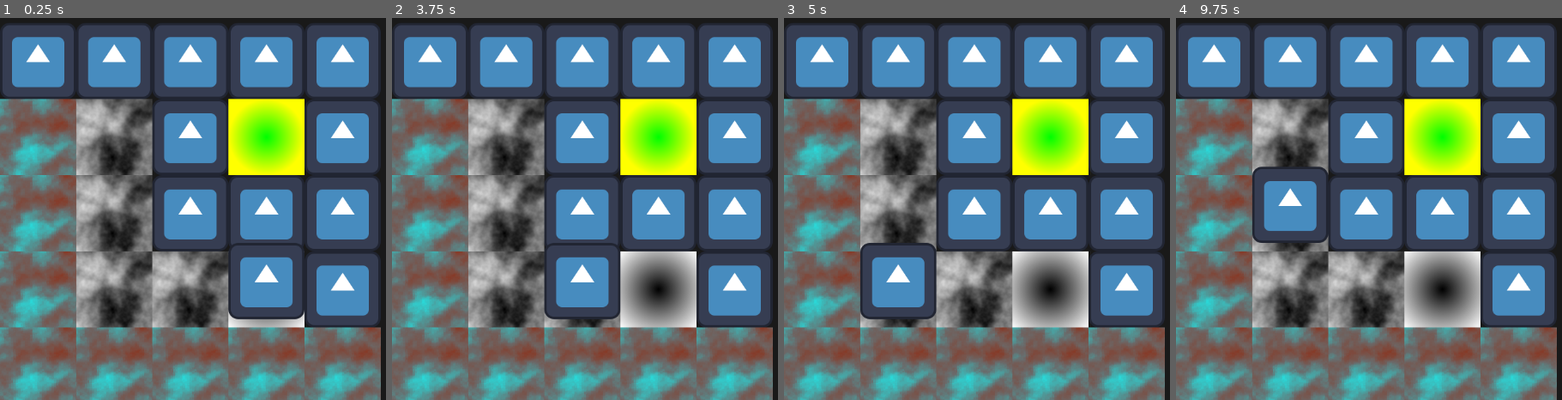
Above: before the commit, frames 1-4 (left to right).
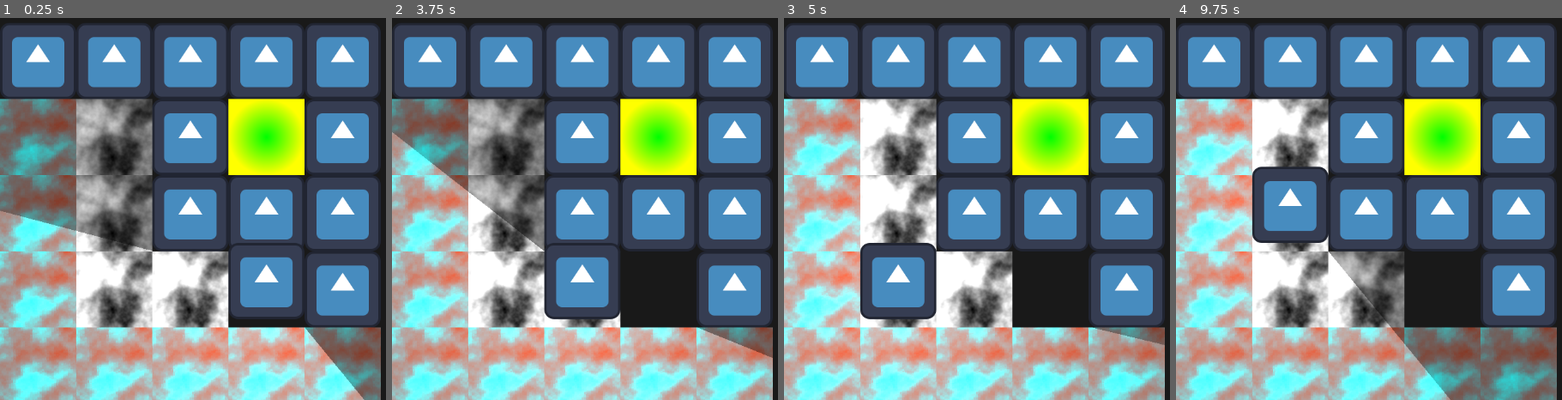
Above: after the commit, the same moments.

Repository: SomeSortOfSam/Out-of-Mind
Game: Godot game, scene res://Levels/level01.tscn
Same seed, same stepped clock (60 frames per second), same inputs: the game is played once before the commit and once after it. The engine's default icon, where the game draws it, is replaced by a stand-in: a white triangle on a blue panel in a dark square.
Inputs:
- Up to frame 1 (0.25 s): no input
- Up to frame 2 (3.75 s): tap Enter at 0.5, 2, 3.5 s; hold Right (ui_right) 0.53-1.28 s; tap Space at 1.25, 2.75 s; hold Down (ui_down) 1.28-2.03 s; hold Right (ui_right) 2.03-2.78 s; hold Up (ui_up) 2.78-3.53 s; hold Left (ui_left) from 3.53 s (still down)
- Up to frame 3 (5 s): keep holding Left (ui_left); tap Space at 4.25 s
- Up to frame 4 (9.75 s): release Left (ui_left) at 5.03 s; hold Down (ui_down) 5.03-5.78 s; hold Right (ui_right) 5.78-6.53 s; hold Up (ui_up) 6.53-7.28 s; hold Right (ui_right) 7.28-8.03 s; hold Down (ui_down) 8.03-8.78 s; hold Left (ui_left) 8.78-9.53 s; hold Up (ui_up) from 9.53 s (still down)

The runs differ from the first frame. In frame 1, 30% of the frame differs, in the area x 0-95%, y 50-100%; in frame 2, 36%; in frame 3, 45%, in the area x 0-99%, y 21-100%; in frame 4, 37%.

Commit message:
Light Occluders added

Diff:
--- a/Level.gd
+++ b/Level.gd
@@ -1,15 +1,21 @@
 extends TileMap
 
-const PLAYER_START_CELL := 4
-const EXIT_CELL := 3
+const PLAYER_START_CELL_ID := 4
+const WALL_CELL_ID := 0
+const EXIT_CELL_ID := 3
 
 @export var player_scene : PackedScene
+@export var occluder_scene : PackedScene
 
 # Called when the node enters the scene tree for the first time.
 func _ready():
 	for cell in get_used_cells(0):
-		if get_cell_source_id(0,cell) == PLAYER_START_CELL:
+		var cell_id = get_cell_source_id(0,cell)
+		if cell_id == PLAYER_START_CELL_ID:
 			spwan_player(cell)
+			set_cell(0,cell,2)
+		if cell_id == WALL_CELL_ID:
+			spawn_occluder(cell)
 
 func spwan_player(cell : Vector2i):
 	var player : Player = player_scene.instantiate()
@@ -18,6 +24,12 @@
 	player.current_cell = cell
 	add_child(player)
 
+func spawn_occluder(cell : Vector2i):
+	var occluder : LightOccluder2D = occluder_scene.instantiate()
+	occluder.position = cell * tile_set.tile_size * 1.0 + tile_set.tile_size/2.0
+	#occluder.top_level = true
+	add_child(occluder)
+
 # Called every frame. 'delta' is the elapsed time since the previous frame.
 func _process(delta):
 	pass
--- a/Level.tscn
+++ b/Level.tscn
@@ -1,11 +1,18 @@
-[gd_scene load_steps=4 format=3 uid="uid://crkimwjq3y6dk"]
+[gd_scene load_steps=6 format=3 uid="uid://crkimwjq3y6dk"]
 
 [ext_resource type="TileSet" uid="uid://dugjqny2wd38q" path="res://TileSet.tres" id="1_62qqt"]
 [ext_resource type="Script" path="res://Level.gd" id="2_xghl8"]
 [ext_resource type="PackedScene" uid="uid://b8n2r5xk4334" path="res://Player.tscn" id="3_g7t2i"]
+[ext_resource type="PackedScene" uid="uid://p8fsxk1rvpuy" path="res://Occluder.tscn" id="4_euxrt"]
+
+[sub_resource type="Environment" id="Environment_2b1dq"]
 
 [node name="Level" type="TileMap"]
 tile_set = ExtResource("1_62qqt")
 format = 2
 script = ExtResource("2_xghl8")
 player_scene = ExtResource("3_g7t2i")
+occluder_scene = ExtResource("4_euxrt")
+
+[node name="WorldEnvironment" type="WorldEnvironment" parent="."]
+environment = SubResource("Environment_2b1dq")
--- /dev/null
+++ b/Occluder.tscn
@@ -0,0 +1,8 @@
+[gd_scene load_steps=2 format=3 uid="uid://p8fsxk1rvpuy"]
+
+[sub_resource type="OccluderPolygon2D" id="OccluderPolygon2D_epckx"]
+cull_mode = 1
+polygon = PackedVector2Array(-64, -64, 64, -64, 64, 64, -64, 64)
+
+[node name="Occluder" type="LightOccluder2D"]
+occluder = SubResource("OccluderPolygon2D_epckx")
--- a/Player.tscn
+++ b/Player.tscn
@@ -1,10 +1,24 @@
-[gd_scene load_steps=3 format=3 uid="uid://b8n2r5xk4334"]
+[gd_scene load_steps=5 format=3 uid="uid://b8n2r5xk4334"]
 
 [ext_resource type="Script" path="res://Player.gd" id="1_7na2c"]
 [ext_resource type="Texture2D" uid="uid://28rotrm0kvcv" path="res://icon.svg" id="1_emui3"]
+
+[sub_resource type="Gradient" id="Gradient_vyyin"]
+colors = PackedColorArray(1, 1, 1, 1, 0, 0, 0, 1)
+
+[sub_resource type="GradientTexture2D" id="GradientTexture2D_s74ti"]
+gradient = SubResource("Gradient_vyyin")
+fill = 1
+fill_from = Vector2(0.5, 0.5)
 
 [node name="Player" type="Node2D"]
 script = ExtResource("1_7na2c")
 
 [node name="Sprite2D" type="Sprite2D" parent="."]
+light_mask = 2
 texture = ExtResource("1_emui3")
+
+[node name="PointLight2D" type="PointLight2D" parent="."]
+shadow_enabled = true
+texture = SubResource("GradientTexture2D_s74ti")
+texture_scale = 20.0
--- a/TileSet.tres
+++ b/TileSet.tres
@@ -1,12 +1,15 @@
-[gd_resource type="TileSet" load_steps=17 format=3 uid="uid://dugjqny2wd38q"]
+[gd_resource type="TileSet" load_steps=19 format=3 uid="uid://dugjqny2wd38q"]
 
 [ext_resource type="Texture2D" uid="uid://28rotrm0kvcv" path="res://icon.svg" id="1_085b7"]
+
+[sub_resource type="CanvasItemMaterial" id="CanvasItemMaterial_y1c72"]
 
 [sub_resource type="TileSetAtlasSource" id="TileSetAtlasSource_e7ddd"]
 resource_name = "Wall"
 texture = ExtResource("1_085b7")
 texture_region_size = Vector2i(128, 128)
 0:0/0 = 0
+0:0/0/material = SubResource("CanvasItemMaterial_y1c72")
 
 [sub_resource type="Gradient" id="Gradient_0mnwx"]
 offsets = PackedFloat32Array(0, 0.415385, 1)
@@ -40,6 +43,8 @@
 3:3/0 = 0
 0:0/0 = 0
 
+[sub_resource type="CanvasItemMaterial" id="CanvasItemMaterial_xtqm5"]
+
 [sub_resource type="Gradient" id="Gradient_y8oav"]
 
 [sub_resource type="FastNoiseLite" id="FastNoiseLite_wnro0"]
@@ -68,6 +73,7 @@
 2:3/0 = 0
 3:3/0 = 0
 0:0/0 = 0
+0:0/0/material = SubResource("CanvasItemMaterial_xtqm5")
 
 [sub_resource type="Gradient" id="Gradient_4i4o3"]
 colors = PackedColorArray(0, 1, 0, 1, 1, 1, 0, 1)
